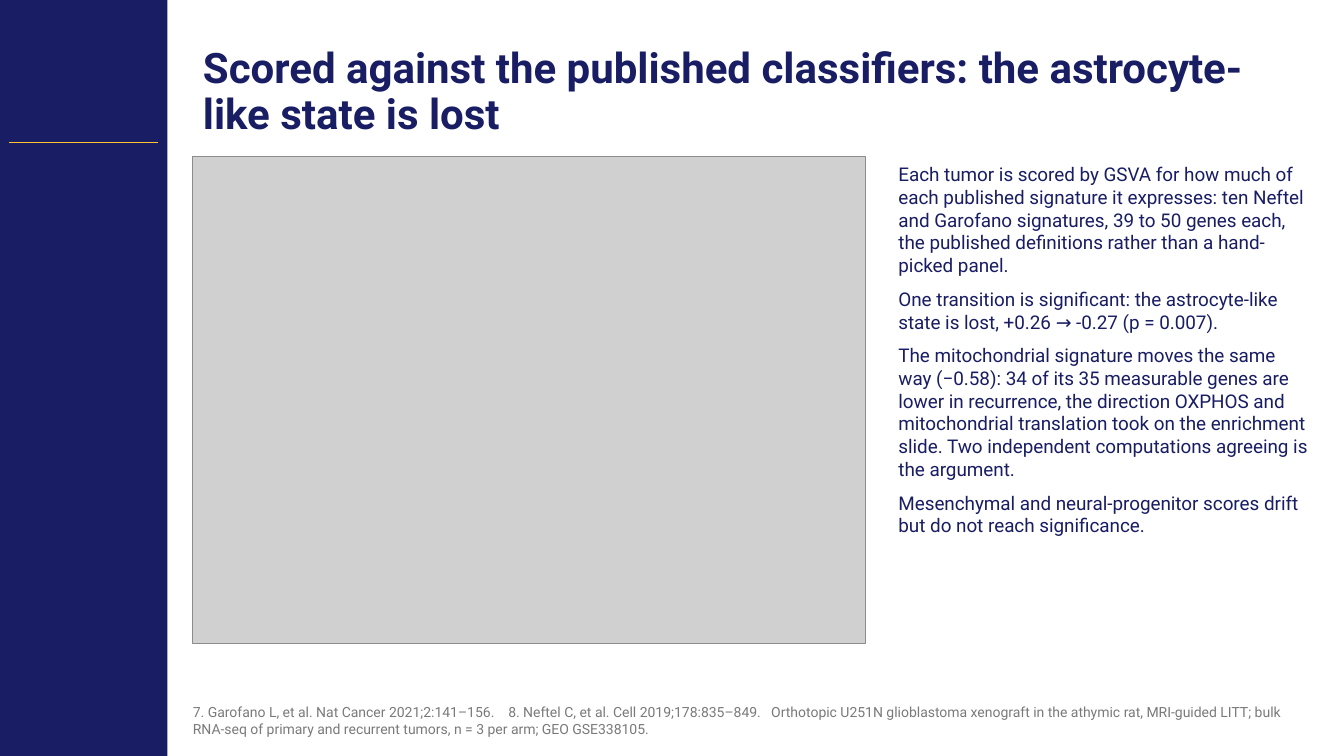
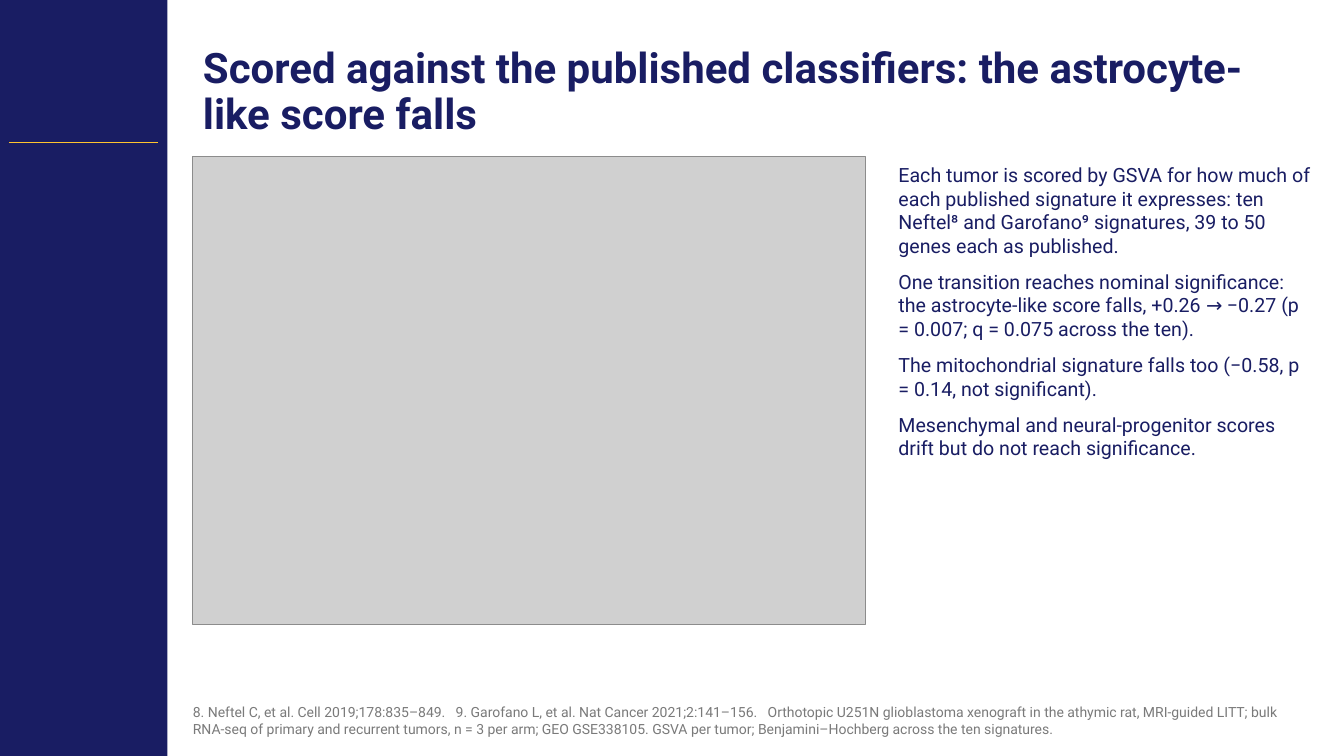
Before and after one commit to Gregory-Schwing-MD-PhD/u251-xenograft-rat-RNASeq-study, a slide deck: slide 16 of SLIDES/CNS2026_Schwing_Abstract418_CNStemplate.pptx (slide 12 before the commit). Drawn at 1344x756 pixels with LibreOffice and Linux fonts; fonts in the diff are those of the drawing; grey boxes stand for pictures; background and template pictures are left out. Boxes give left, top, right and bottom in pixels: in the first picture for what was removed or moved away, otherwise in the second. Text is boxed around its words. In the diff, an @@ line names an element or a change of style, - is before the commit and + after.

```diff
--- a/SLIDES/CNS2026_Schwing_Abstract418_CNStemplate.pptx
+++ b/SLIDES/CNS2026_Schwing_Abstract418_CNStemplate.pptx
@@ title at (203, 51, 1243, 130): text changed @@
-Scored against the published classifiers: the astrocyte-like state is lost
+Scored against the published classifiers: the astrocyte-like score falls
@@ picture: place and size @@
-picture at (193, 156, 865, 644)
+picture at (193, 156, 865, 624)
@@ text at (898, 167, 1310, 401): text changed; size 13.5 to 14 pt @@
-Each tumor is scored by GSVA for how much of each published signature it expresses: ten Neftel and Garofano signatures, 39 to 50 genes each, the published definitions rather than a hand-picked panel.
-One transition is significant: the astrocyte-like state is lost, +0.26 → -0.27 (p = 0.007).
-The mitochondrial signature moves the same way (−0.58): 34 of its 35 measurable genes are lower in recurrence, the direction OXPHOS and mitochondrial translation took on the enrichment slide. Two independent computations agreeing is the argument.
+Each tumor is scored by GSVA for how much of each published signature it expresses: ten Neftel⁸ and Garofano⁹ signatures, 39 to 50 genes each as published.
+One transition reaches nominal significance: the astrocyte-like score falls, +0.26 → −0.27 (p = 0.007; q = 0.075 across the ten).
+The mitochondrial signature falls too (−0.58, p = 0.14, not significant).
@@ text at (898, 417, 1276, 459): size 13.5 to 14 pt in "Mesenchymal and neural-progenitor scores drift but do ..."; more space between paragraphs @@
@@ text at (193, 706, 1277, 737): text changed @@
-7. Garofano L, et al. Nat Cancer 2021;2:141–156. 8. Neftel C, et al. Cell 2019;178:835–849. Orthotopic U251N glioblastoma xenograft in the athymic rat, MRI-guided LITT; bulk RNA-seq of primary and recurrent tumors, n = 3 per arm; GEO GSE338105.
+8. Neftel C, et al. Cell 2019;178:835–849. 9. Garofano L, et al. Nat Cancer 2021;2:141–156. Orthotopic U251N glioblastoma xenograft in the athymic rat, MRI-guided LITT; bulk RNA-seq of primary and recurrent tumors, n = 3 per arm; GEO GSE338105. GSVA per tumor; Benjamini–Hochberg across the ten signatures.
```
Also in this commit, not shown: 16 other slides changed, 7 slides added, 1 slide removed, 51 other files.
